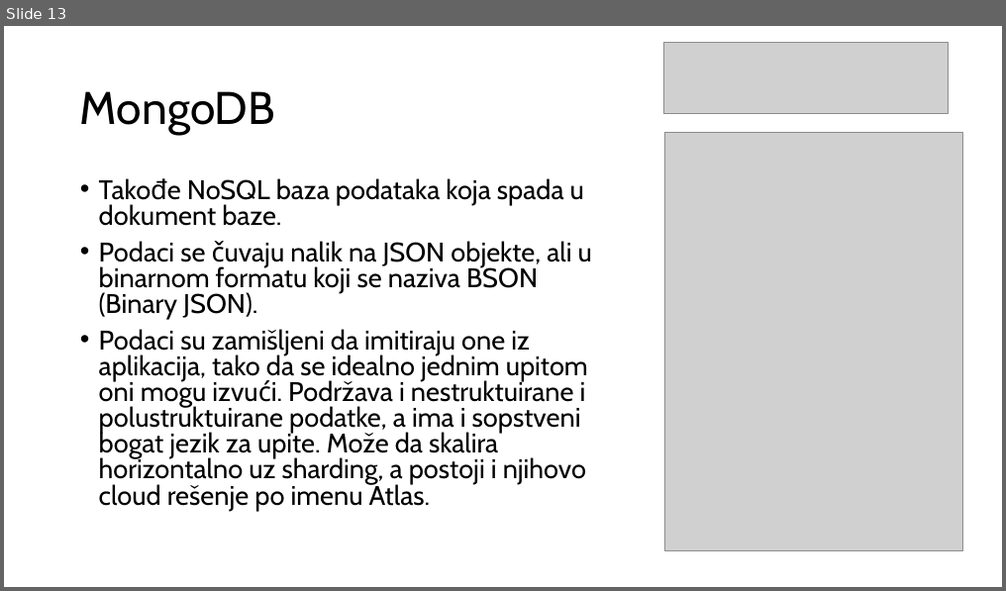
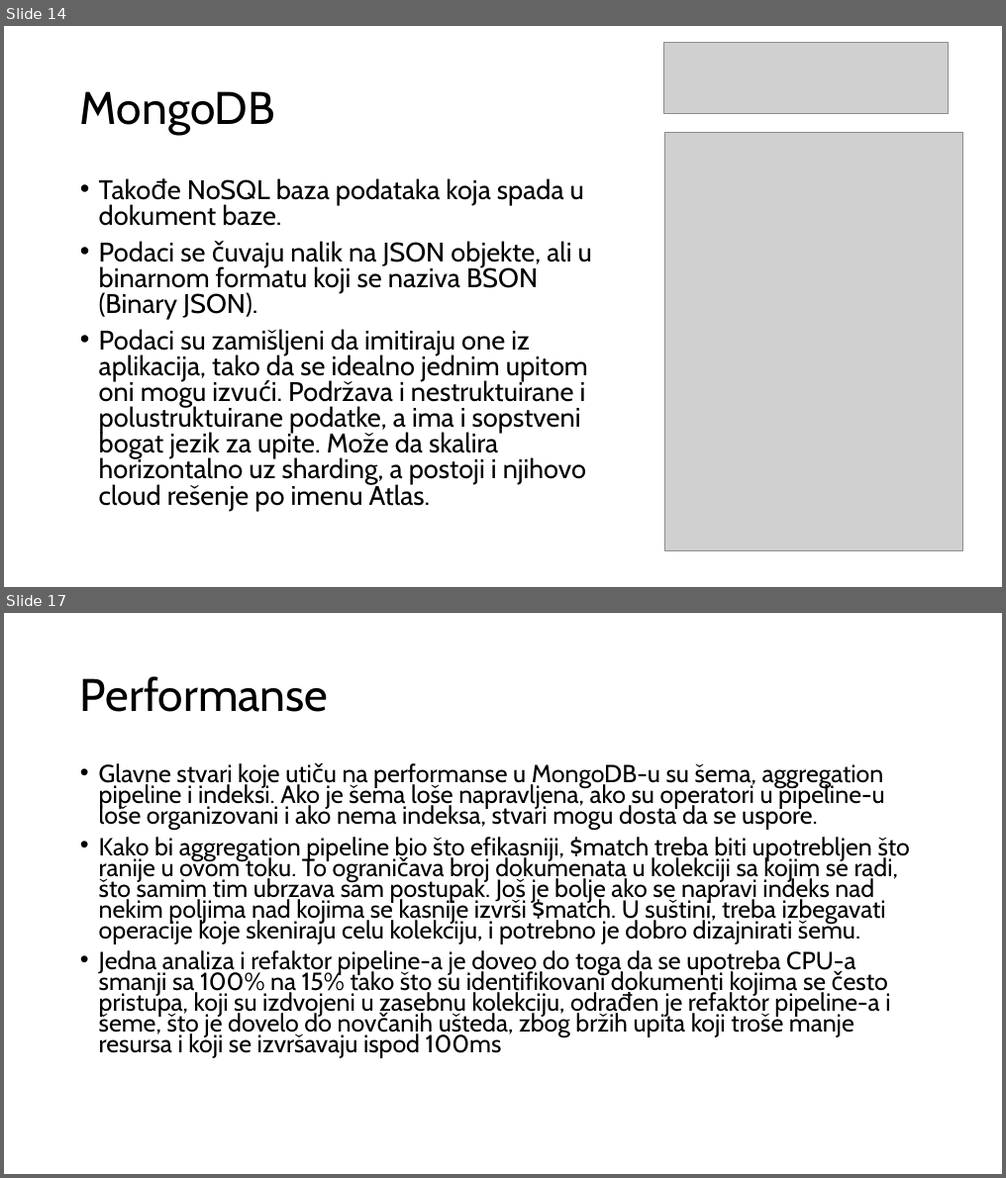
Before and after one commit to radisa-markovic/redis-mongodb-imdb-vs-ondisk, a slide deck: Redis i Mongo.pptx. Shown one above the other, each under a label of ours: slide 13 before the commit, slides 14 and 17 after it; the slides between them are not shown. The pictures are 1006x591 and 1006x1178 pixels, drawn with LibreOffice and Linux fonts; fonts in the diff are those of the drawing; grey boxes stand for pictures. Boxes give left, top, right and bottom in pixels: in the first picture for what was removed or moved away, otherwise in the second. Text is boxed around its words. In the diff, an @@ line names an element or a change of style, - is before the commit and + after.

```diff
--- a/Redis i Mongo.pptx
+++ b/Redis i Mongo.pptx
@@ slide 17 added at (x1=4, y1=613, x2=1002, y2=1174), background #FFFFFF @@
@@ title added at (x1=80, y1=676, x2=329, y2=712), 44 pt, text #000000 @@
+Performanse
@@ text added at (x1=99, y1=763, x2=910, y2=1059), 23.8 pt, text #000000 @@
+• Glavne stvari koje utiču na performanse u MongoDB-u su šema, aggregation pipeline i indeksi. Ako je šema loše napravljena, ako su operatori u pipeline-u loše organizovani i ako nema indeksa, stvari mogu dosta da se uspore.
+• Kako bi aggregation pipeline bio što efikasniji, $match treba biti upotrebljen što ranije u ovom toku. To ograničava broj dokumenata u kolekciji sa kojim se radi, što samim tim ubrzava sam postupak. Još je bolje ako se napravi indeks nad nekim poljima nad kojima se kasnije izvrši $match. U suštini, treba izbegavati operacije koje skeniraju celu kolekciju, i potrebno je dobro dizajnirati šemu.
+• Jedna analiza i refaktor pipeline-a je doveo do toga da se upotreba CPU-a smanji sa 100% na 15% tako što su identifikovani dokumenti kojima se često pristupa, koji su izdvojeni u zasebnu kolekciju, odrađen je refaktor pipeline-a i šeme, što je dovelo do novčanih ušteda, zbog bržih upita koji troše manje resursa i koji se izvršavaju ispod 100ms
@@ what was slide 13 is now slide 14 @@
```
Also in this commit, not shown: 2 slides changed, 2 other slides added, 1 slide removed.
